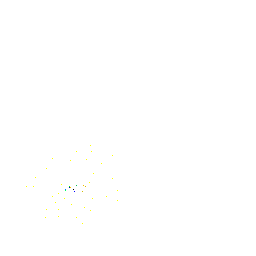
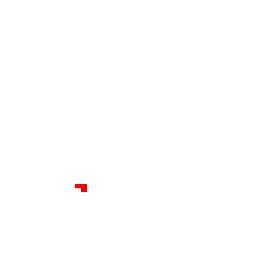
Layer changes from the first (256, 256) image to the second:
hid "spawners" over [26,145,118,224]
added layer "cover" above "Background" over [75,184,87,192]
